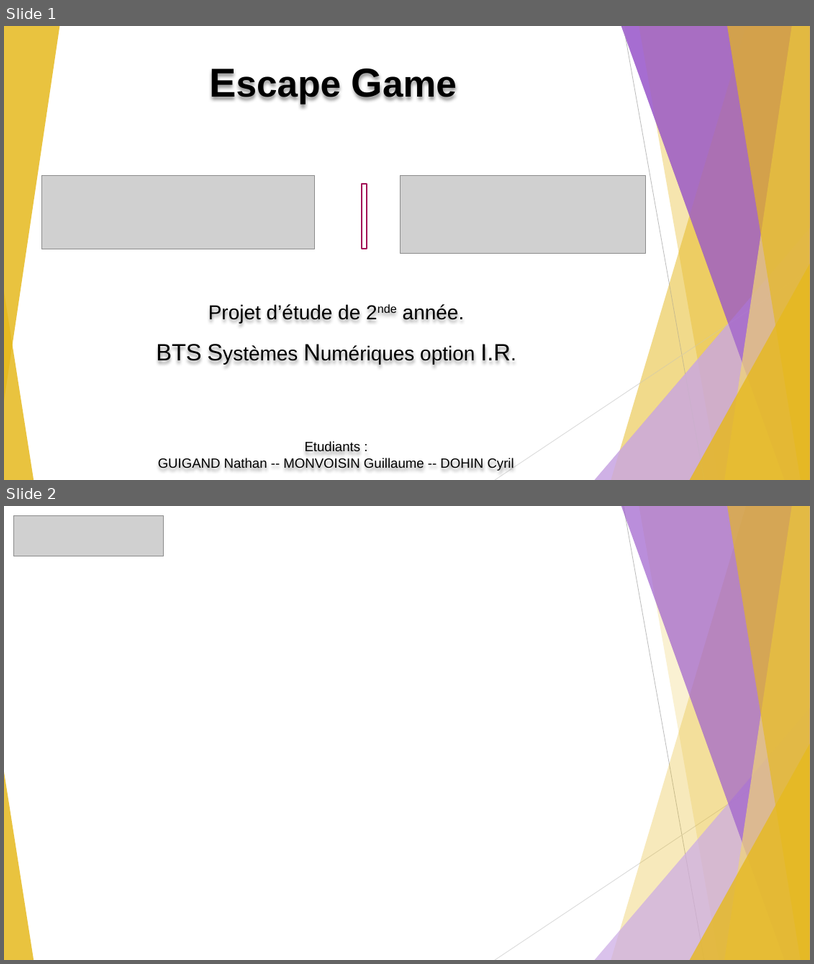
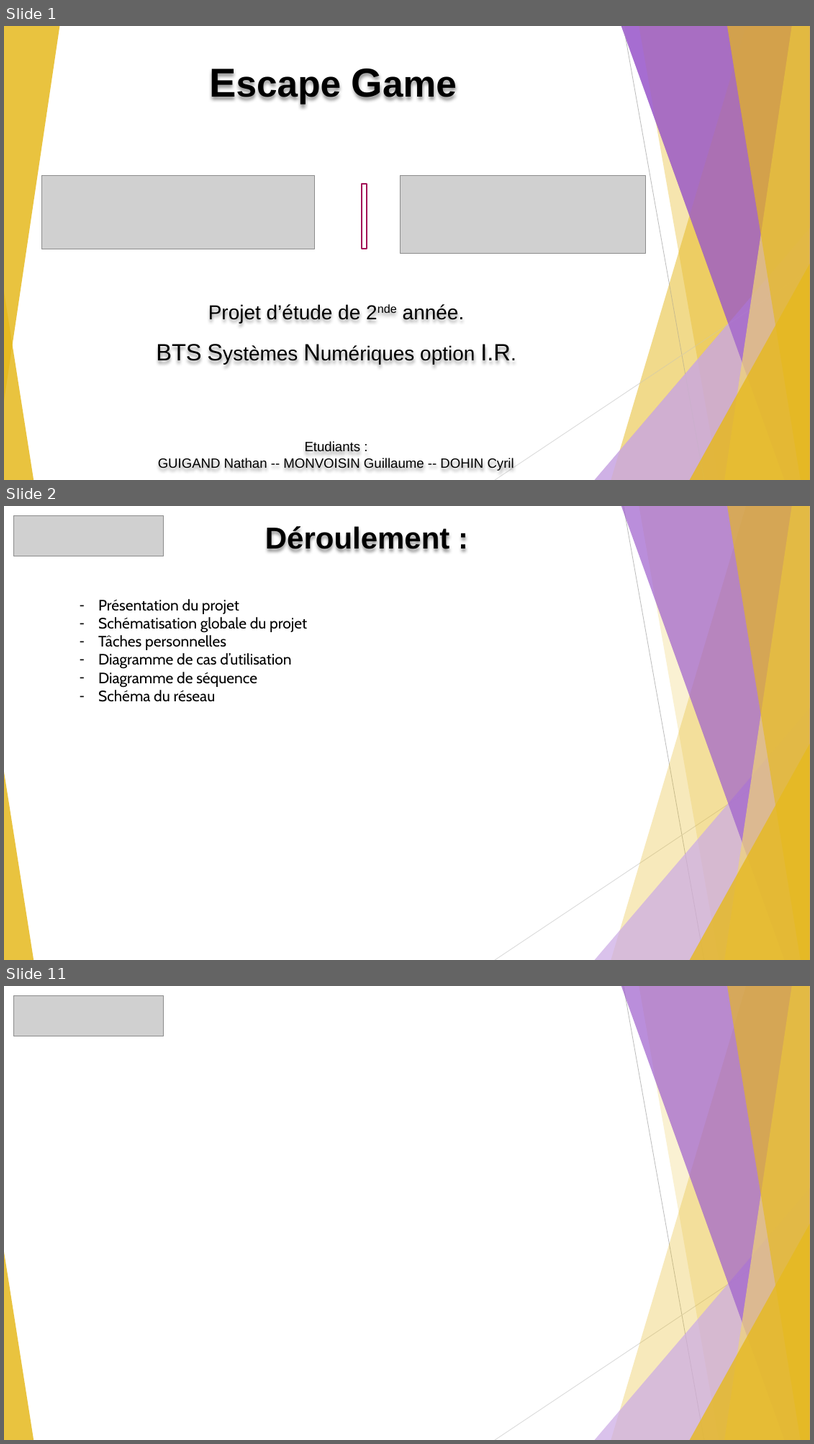
Before and after one commit to GuiguiMvn/Systeme-Escape-Game-Telethon, a slide deck: Nathan/PowerPoint modèle (à copier_coller).pptx. Shown one above the other, each under a label of ours: slides 1 and 2 before the commit, slides 1, 2 and 11 after it; the slides between them are not shown. The pictures are 814x964 and 814x1444 pixels, drawn with LibreOffice and Linux fonts; fonts in the diff are those of the drawing; grey boxes stand for pictures. Boxes give left, top, right and bottom in pixels: in the first picture for what was removed or moved away, otherwise in the second. Text is boxed around its words. In the diff, an @@ line names an element or a change of style, - is before the commit and + after.

Commit message:
Modification diagramme de séquence, Modification du diaporama...

```diff
--- a/Nathan/PowerPoint modèle (à copier_coller).pptx
+++ b/Nathan/PowerPoint modèle (à copier_coller).pptx
@@ slide 2 added at [4,506,810,960], background #FFFFFF; not listed: 10 template elements that a slide beside it also shows @@
@@ picture added at [13,515,164,556] @@
@@ text added at [265,526,450,551], 36 pt, text #000000, bold @@
+Déroulement :
@@ text added at [98,599,307,702], 18 pt, text #000000 @@
+– Présentation du projet
+– Schématisation globale du projet
+– Tâches personnelles
+– Diagramme de cas d’utilisation
+– Diagramme de séquence
+– Schéma du réseau
@@ what was slide 2 is now slide 11 @@
```
Also in this commit, not shown: 8 other slides added, 3 slides removed, 4 other files.
